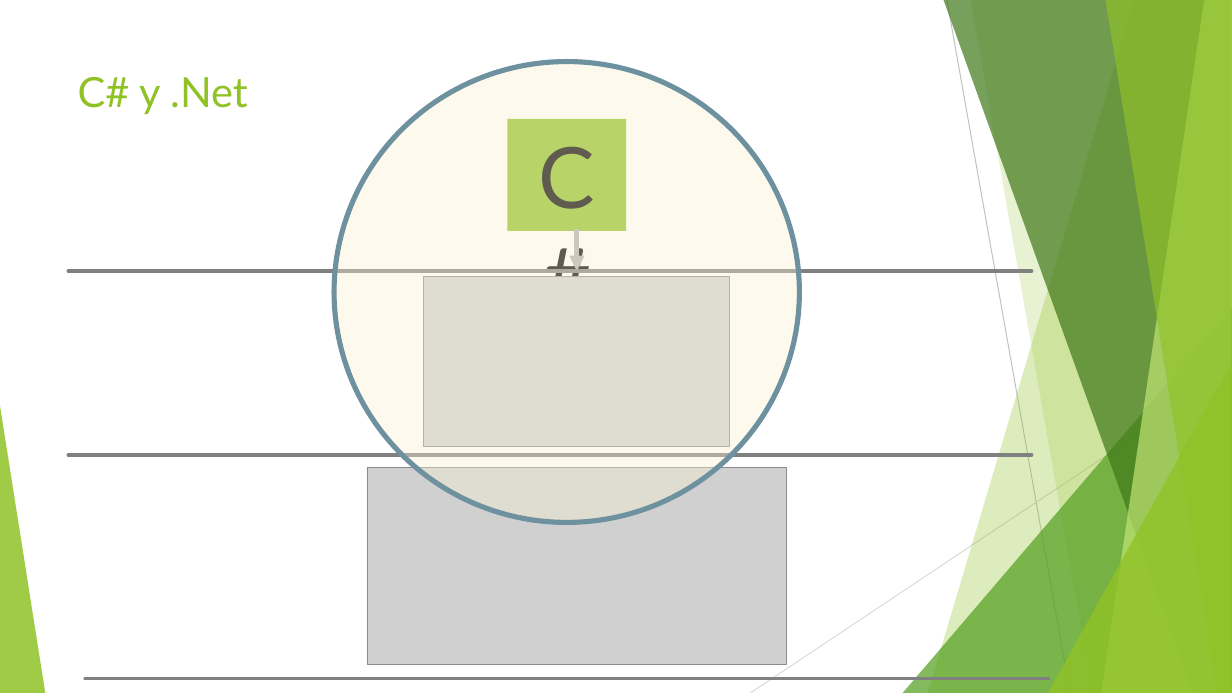
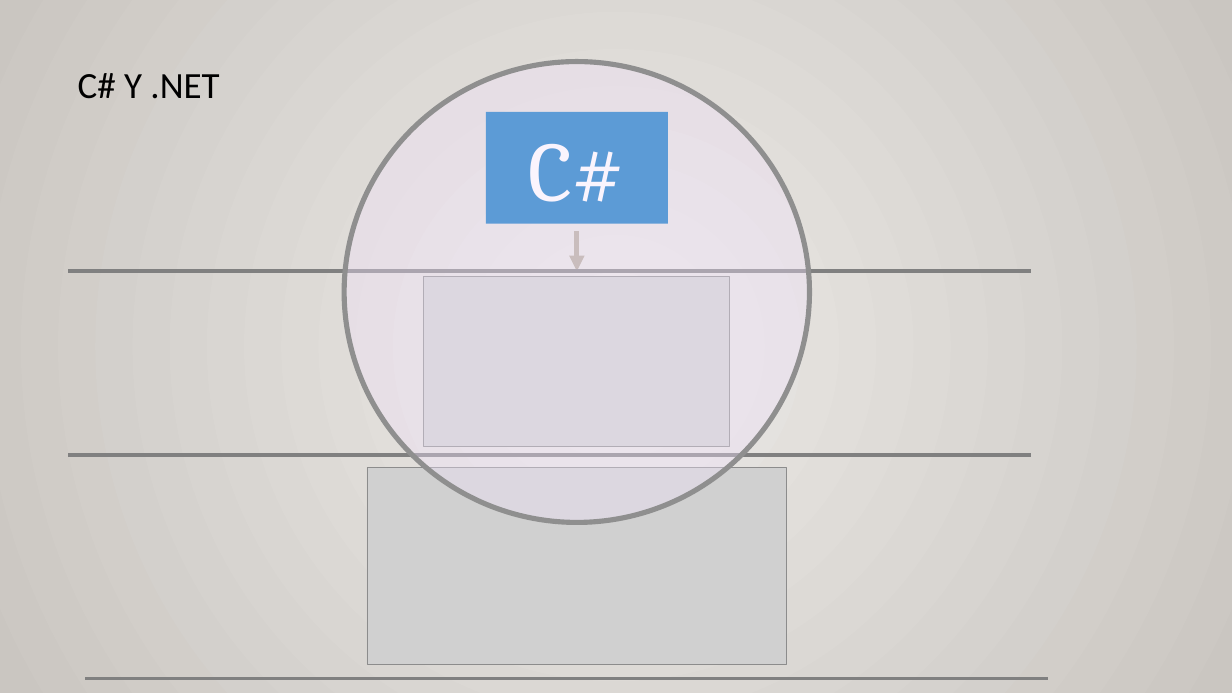
Before and after one commit to AlbertOsinaga/CSharp-MiPrimerLenguaje, a slide deck: slide 11 of C#_MiPrimerLenguaje.pptx. Drawn at 1232x693 pixels with LibreOffice and Linux fonts; fonts in the diff are those of the drawing; grey boxes stand for pictures. Boxes give left, top, right and bottom in pixels: in the first picture for what was removed or moved away, otherwise in the second. Text is boxed around its words. In the diff, an @@ line names an element or a change of style, - is before the commit and + after.

```diff
--- a/C#_MiPrimerLenguaje.pptx
+++ b/C#_MiPrimerLenguaje.pptx
@@ background #FFFFFF to gradient #ECEAE7 to #CAC7C1 @@
@@ title at [78, 73, 219, 99]: text changed; size 32.4 to 28.8 pt; font Lato to Calibri; text colour #90C226 to #000000 @@
-C# y .Net
+C# Y .NET
@@ ellipse: place and size @@
-ellipse at [335, 62, 800, 523]
+ellipse at [344, 62, 810, 523]
@@ ellipse at [344, 62, 810, 523]: fill #FAF1D2 at 38% opacity to #F2E3FC at 38% opacity; outline #6E91A0 4 pt to #8F8F8F 4 pt @@
@@ rectangle "C#": place and size @@
-rectangle "C#" at [507, 119, 627, 231]
+rectangle "C#" at [486, 112, 668, 224]
@@ rectangle "C#" at [486, 112, 668, 224]: font Lato to Cambria, text colour #000000 to #FFFFFF; fill #90C226 to #0070C0 @@
@@ arrow (577, 231) - (577, 271): stroke #B0B0B0 4 pt to #B0A697 4 pt @@
@@ group removed at [0, 0, 1232, 693]: 5 freeform shapes, 3 triangles, 2 lines @@
```
Also in this commit, not shown: 11 other slides changed, 7 slides added, 1 other file.
